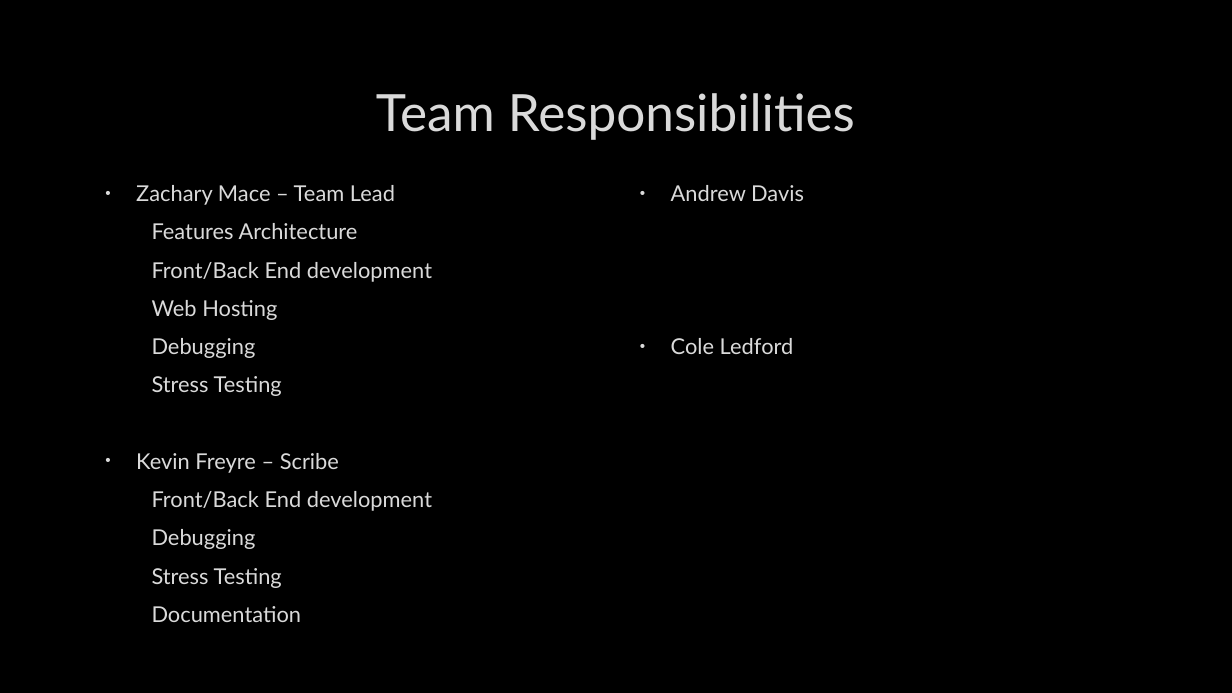
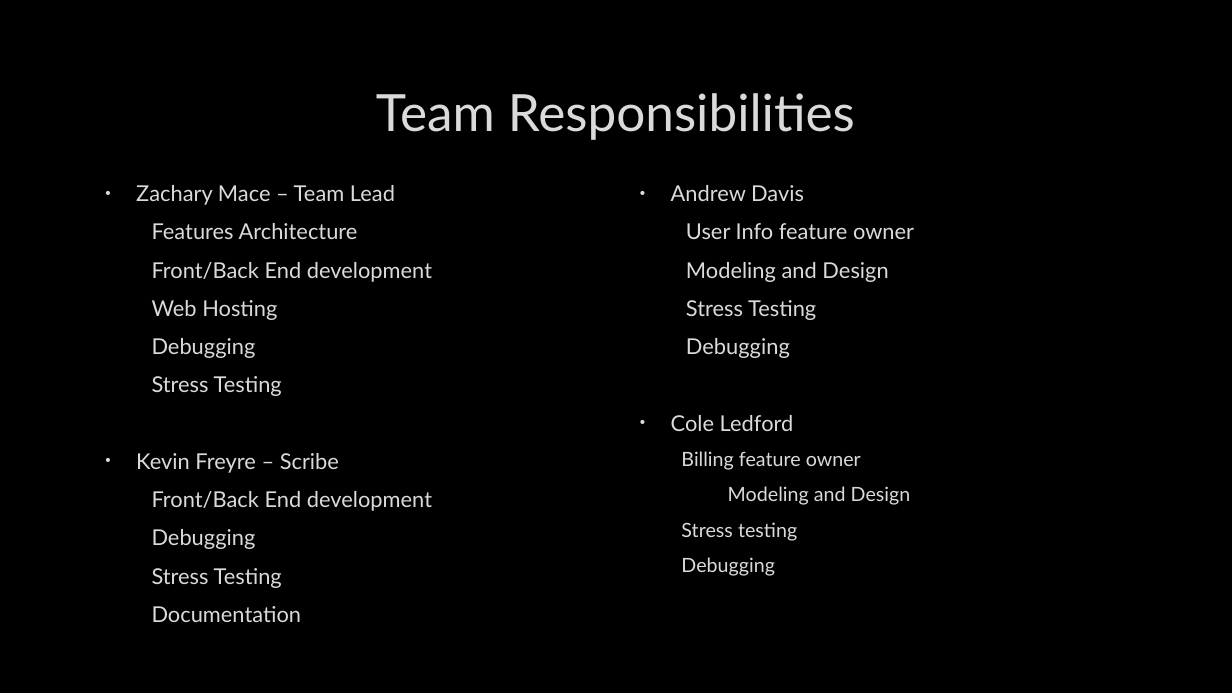
Before and after one commit to zcmace/RIS-Project, a slide deck: slide 2 of Finished Deliverables/11-Presentation Slides/RIS Presentation Slides.pptx. Drawn at 1232x693 pixels with LibreOffice and Linux fonts; fonts in the diff are those of the drawing; background and template pictures are left out. Boxes give left, top, right and bottom in pixels: in the first picture for what was removed or moved away, otherwise in the second. Text is boxed around its words. In the diff, an @@ line names an element or a change of style, - is before the commit and + after.

Commit message:
mysql install instruction updated and slides

```diff
--- a/Finished Deliverables/11-Presentation Slides/RIS Presentation Slides.pptx
+++ b/Finished Deliverables/11-Presentation Slides/RIS Presentation Slides.pptx
@@ text at [686, 223, 914, 358]: paragraphs added @@
+User Info feature owner
+Modeling and Design
+Stress Testing
+Debugging
@@ text at [681, 451, 911, 576]: paragraphs added @@
+  Billing feature owner
+  Modeling and Design
+  Stress testing
+  Debugging
```
Also in this commit, not shown: 1 other file.
